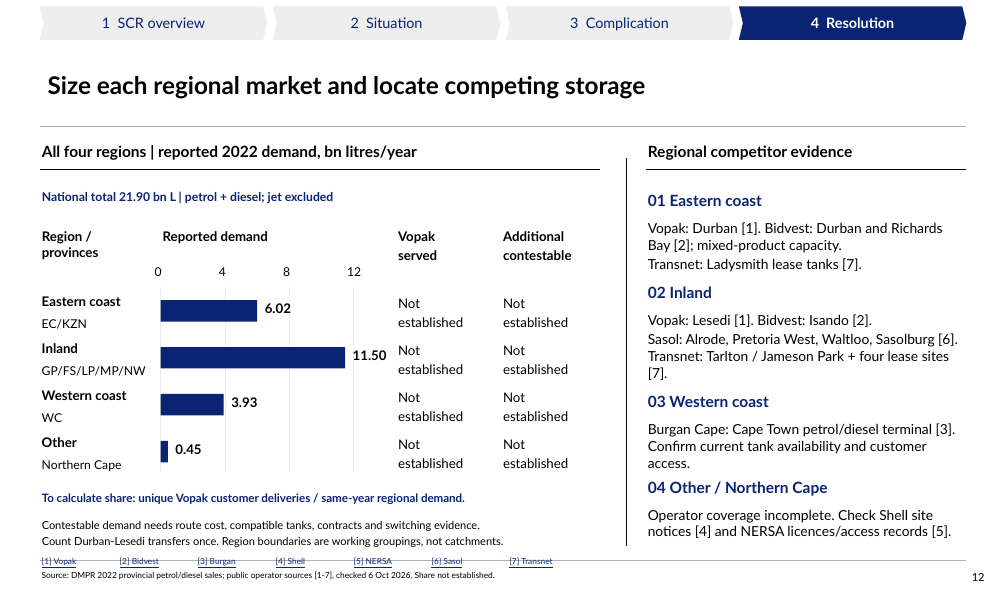
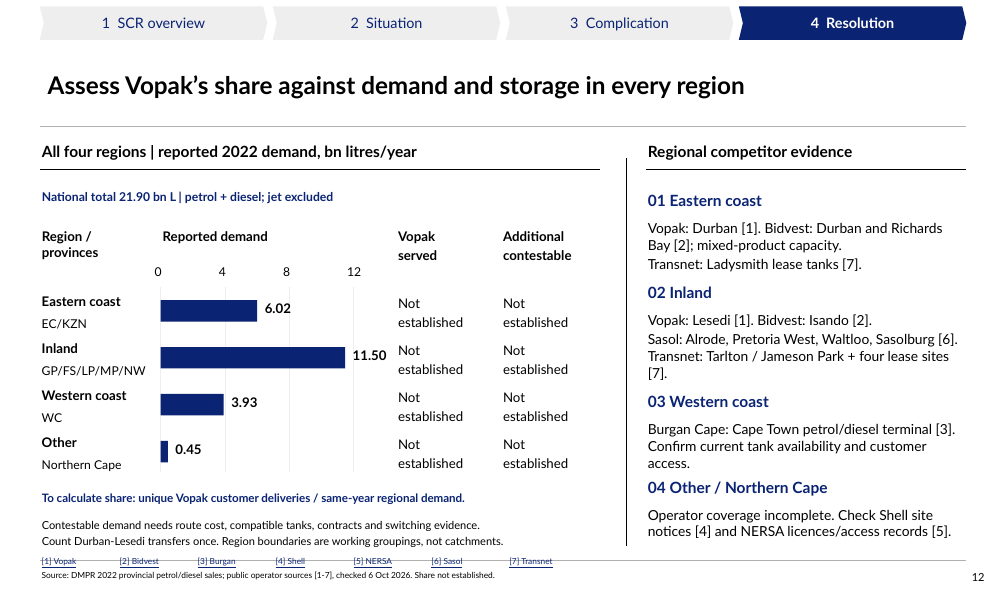
Before and after one commit to Africa-International-Advisors/liquid_fuels_model, a slide deck: slide 12 of pptx/output/delivered/Vopak_Week1_Analytical_Pack_2026_10_06.pptx. Drawn at 1008x597 pixels with LibreOffice and Linux fonts; fonts in the diff are those of the drawing; background and template pictures are left out. Boxes give left, top, right and bottom in pixels: in the first picture for what was removed or moved away, otherwise in the second. Text is boxed around its words. In the diff, an @@ line names an element or a change of style, - is before the commit and + after.

```diff
--- a/pptx/output/delivered/Vopak_Week1_Analytical_Pack_2026_10_06.pptx
+++ b/pptx/output/delivered/Vopak_Week1_Analytical_Pack_2026_10_06.pptx
@@ title at <box>48,75,745,99</box>: text changed @@
-Size each regional market and locate competing storage
+Assess Vopak’s share against demand and storage in every region
```
Also in this commit, not shown: 13 other slides changed, 6 other files.
